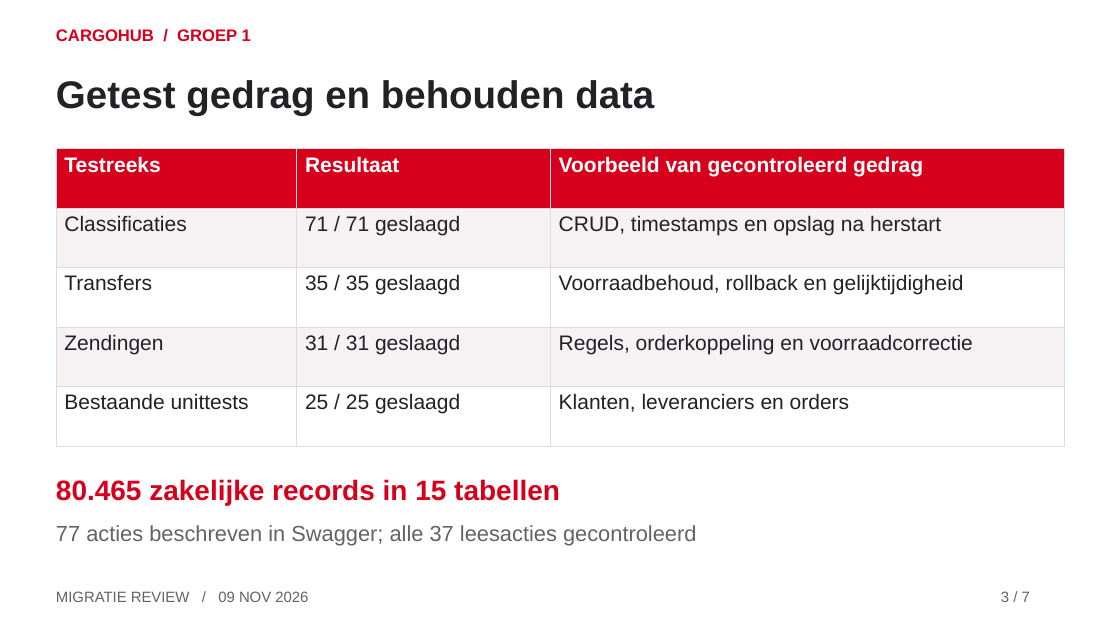
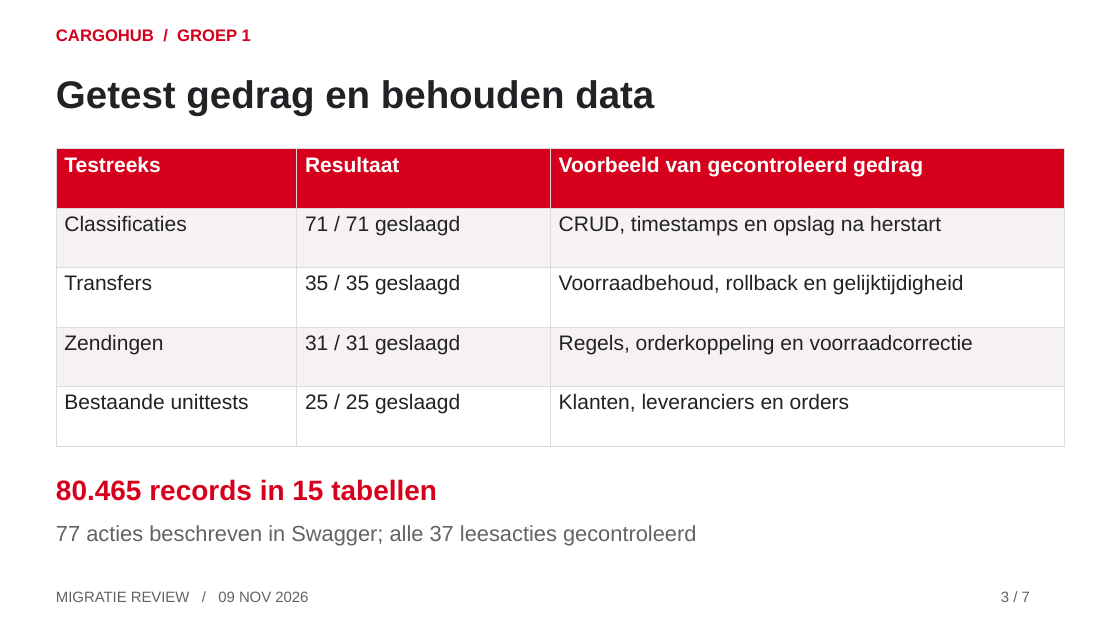
Before and after one commit to JeffreyDoornbos/INF2C-Team-1, a slide deck: slide 3 of documentatie/Presentatie/Migratie-Sprint-Review/CargoHub-Migratie-Sprint-Review.pptx. Drawn at 1120x630 pixels with LibreOffice and Linux fonts; fonts in the diff are those of the drawing. Boxes give left, top, right and bottom in pixels: in the first picture for what was removed or moved away, otherwise in the second. Text is boxed around its words. In the diff, an @@ line names an element or a change of style, - is before the commit and + after.

```diff
--- a/documentatie/Presentatie/Migratie-Sprint-Review/CargoHub-Migratie-Sprint-Review.pptx
+++ b/documentatie/Presentatie/Migratie-Sprint-Review/CargoHub-Migratie-Sprint-Review.pptx
@@ text at (x1=56, y1=479, x2=437, y2=501): text changed @@
-80.465 zakelijke records in 15 tabellen
+80.465 records in 15 tabellen
```
Also in this commit, not shown: 17 other files.
